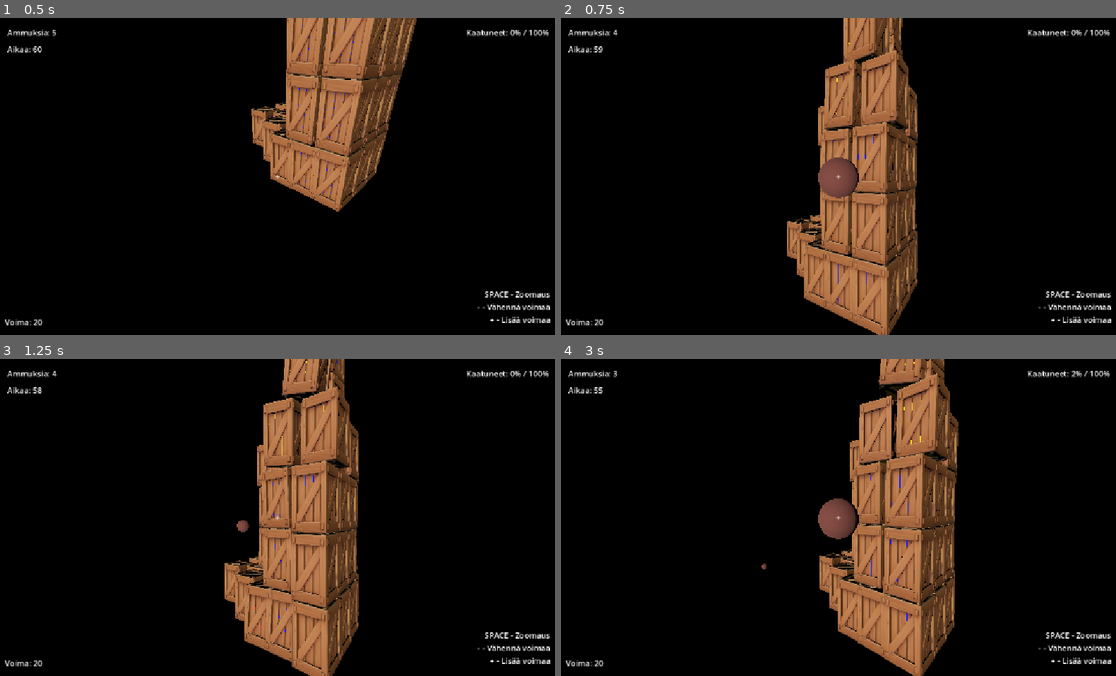
Above: before the commit, frames 1-4 (two rows, left to right).
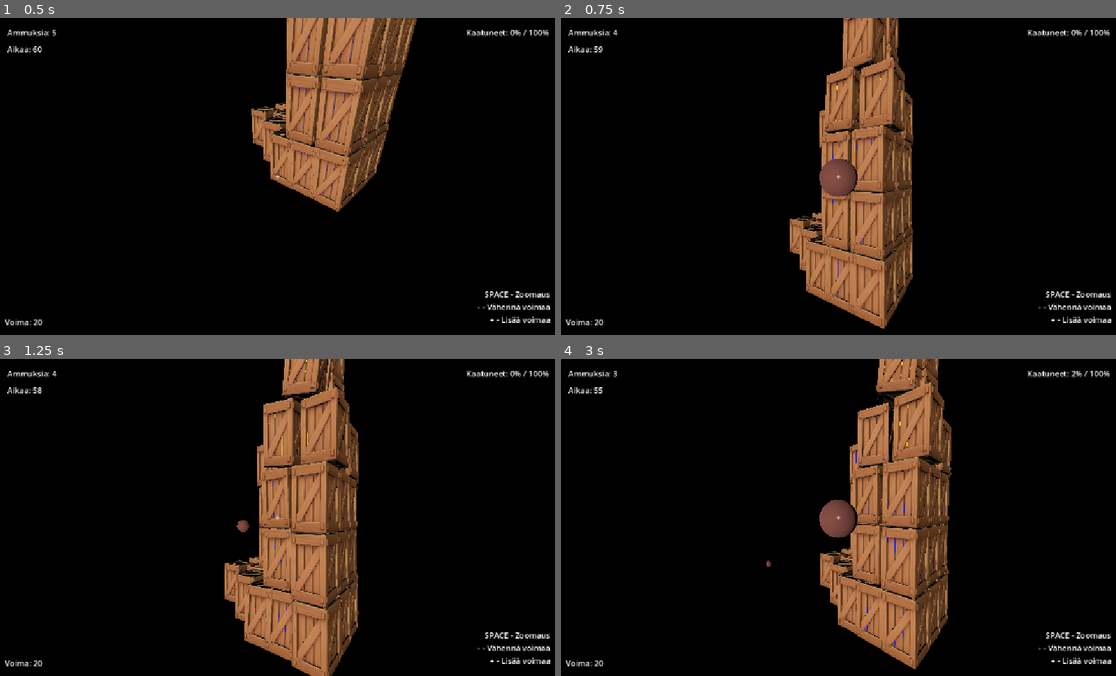
Above: after the commit, the same moments.

Repository: santtu-kumpulainen/3d-fysiikkapeli
Game: Godot game, scene res://scenes/levels/level_2.tscn
The game is run twice, just before and just after one commit, with the same random seed, the same clock (stepped at 60 frames per second) and the same inputs. This scene is started directly instead of the project's main scene.
Inputs (mouse positions are in pixels of both pictures, inside the frame that each line leads up to):
- Up to frame 1 (0.5 s): no input
- Up to frame 2 (0.75 s): tap Enter at 0.5 s; move the mouse to (871, 176) at 0.52 s; hold Right (ui_right) from 0.53 s (still down); tap R at 0.6 s; click (871, 176) at 0.67 s
- Up to frame 3 (1.25 s): keep holding Right (ui_right); tap Space at 0.77 s
- Up to frame 4 (3 s): move the mouse to (810, 517) at 1.27 s; release Right (ui_right) at 1.28 s; hold Left (ui_left) 1.28-2.03 s; tap R at 1.35, 2.1, 2.85 s; tap Space at 1.52 s; move the mouse to (855, 511) at 2.02 s; hold Right (ui_right) from 2.03 s (still down); move the mouse to (832, 523) at 2.77 s; click (832, 523) at 2.92 s

Frame 1 is identical in both runs. In frame 2, 7.9% of the frame differs, in the area x 40-65%, y 0-100%; in frame 3, 1.4%; in frame 4, 9.7%, in the area x 36-72%, y 0-100%.

Commit message:
Added amera effects

Diff:
--- a/3d_fysiikkapeli/scenes/root.gd
+++ b/3d_fysiikkapeli/scenes/root.gd
@@ -32,8 +32,9 @@
 var max_force: float = 50.0
 
 # Kameraefektit
-var recoil_fov: float = 4.0
+var recoil_fov: float = 12.0
 var recoil_fov_offset: float = 0.0
+var recoil_return_speed: float = 8.0
 
 var shake_strength: float = 0.0
 var shake_decay: float = 12.0
@@ -239,10 +240,10 @@
 
 	# Palauta FOV normaaliksi pehmeästi.
 	recoil_fov_offset = lerpf(
-		recoil_fov_offset,
-		0.0,
-		minf(10.0 * delta, 1.0)
-	)
+	recoil_fov_offset,
+	0.0,
+	minf(recoil_return_speed * delta, 1.0)
+)
 
 	var target_fov: float = normal_fov + recoil_fov_offset
 
@@ -344,6 +345,8 @@
 ## explode
 func explode(block: RigidBody3D) -> void:
 
+	apply_camera_shake(0.55)
+
 	var particles := block.get_node_or_null("ExplosionParticles") as GPUParticles3D
 
 	# Montako partikkelia piirretään
